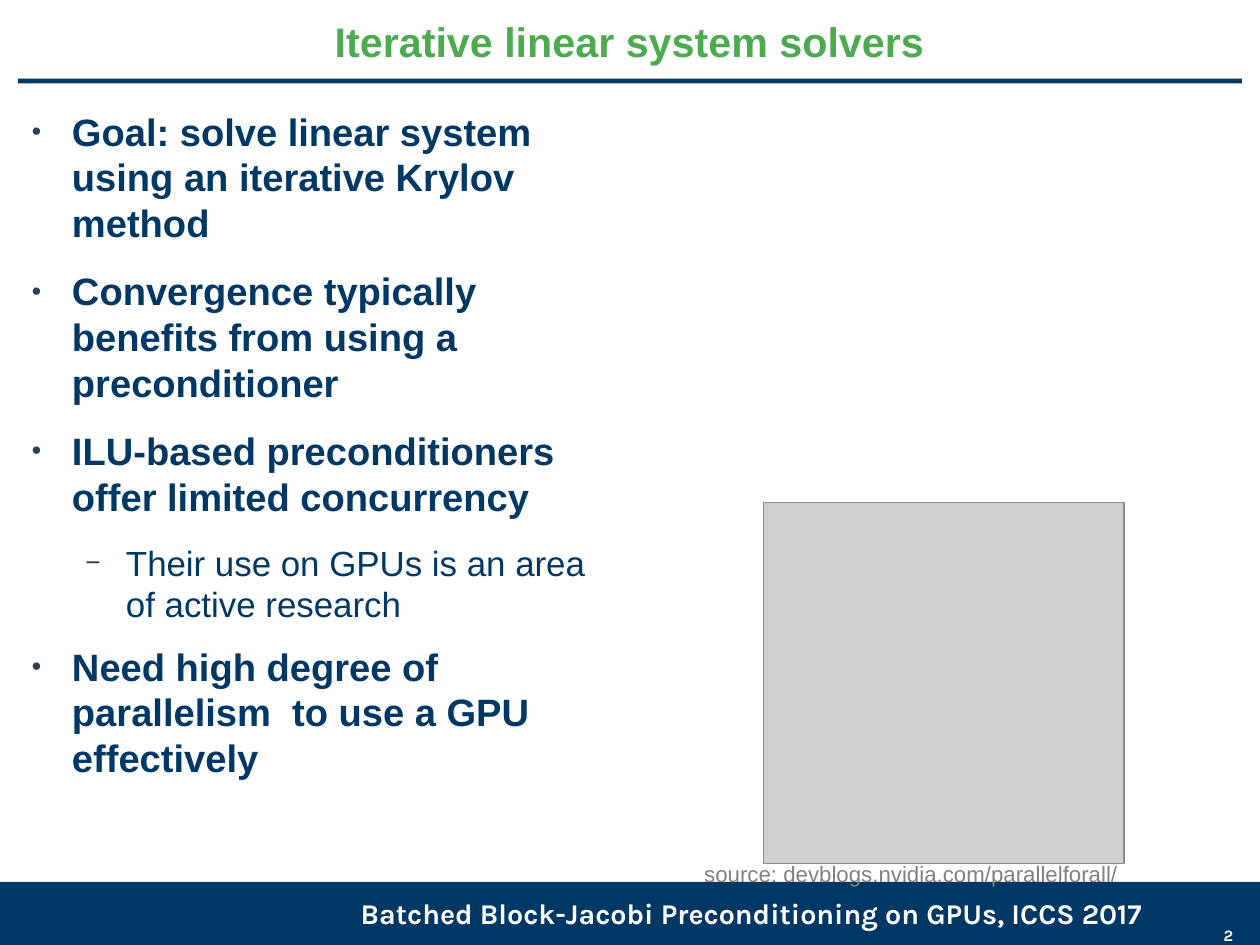
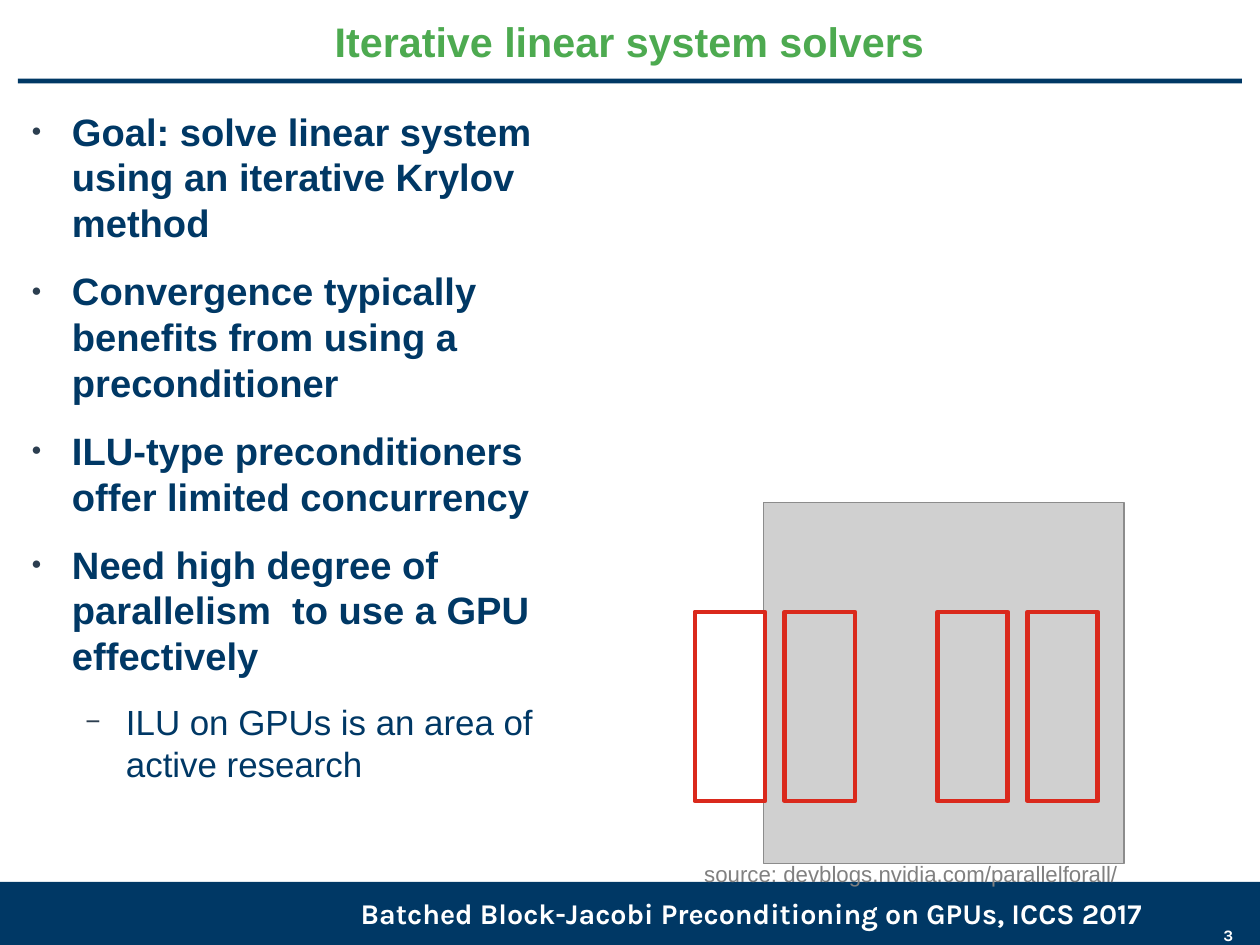
Before and after one commit to gflegar/talks, a slide deck: slide 3 of iccs_2017/slides.odp (slide 2 before the commit). Drawn at 1260x945 pixels with LibreOffice and Linux fonts; fonts in the diff are those of the drawing; grey boxes stand for pictures; background and template pictures are left out. Boxes give left, top, right and bottom in pixels: in the first picture for what was removed or moved away, otherwise in the second. Text is boxed around its words. In the diff, an @@ line names an element or a change of style, - is before the commit and + after.

```diff
--- a/iccs_2017/slides.odp
+++ b/iccs_2017/slides.odp
@@ text at (x1=72, y1=437, x2=529, y2=519): text changed @@
-● ILU-based preconditioners offer limited concurrency
-  − Their use on GPUs is an area of active research
+● ILU-type preconditioners offer limited concurrency
@@ rectangle added at (x1=695, y1=612, x2=765, y2=800), outline #DA291C 3 pt @@
@@ rectangle added at (x1=785, y1=612, x2=855, y2=800), outline #DA291C 3 pt @@
@@ rectangle added at (x1=939, y1=612, x2=1008, y2=800), outline #DA291C 3 pt @@
@@ rectangle added at (x1=1028, y1=612, x2=1098, y2=800), outline #DA291C 3 pt @@
@@ text at (x1=126, y1=709, x2=533, y2=778): paragraph added @@
+  − ILU on GPUs is an area of active research
@@ page number at (x1=1223, y1=930, x2=1233, y2=942): text changed @@
-2
+3
```
Also in this commit, not shown: 5 other slides changed, 1 slide added, 2 slides removed.
